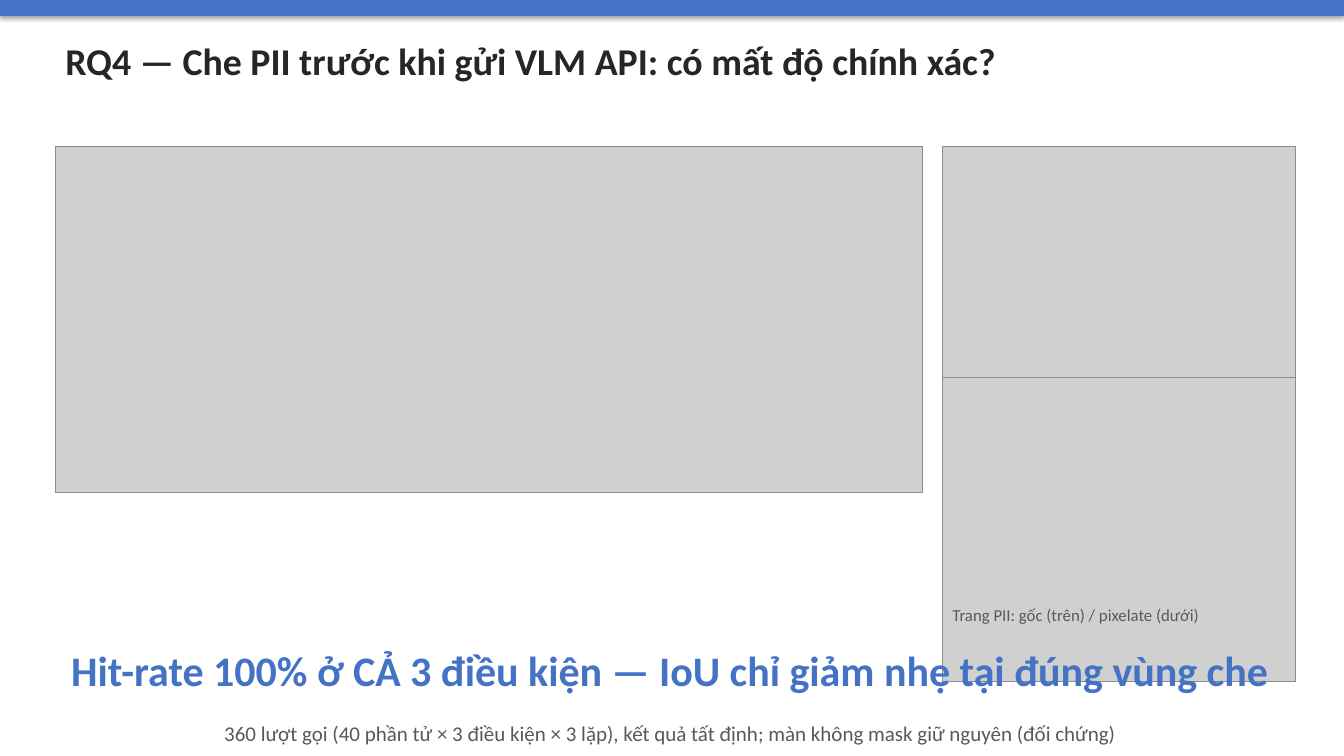
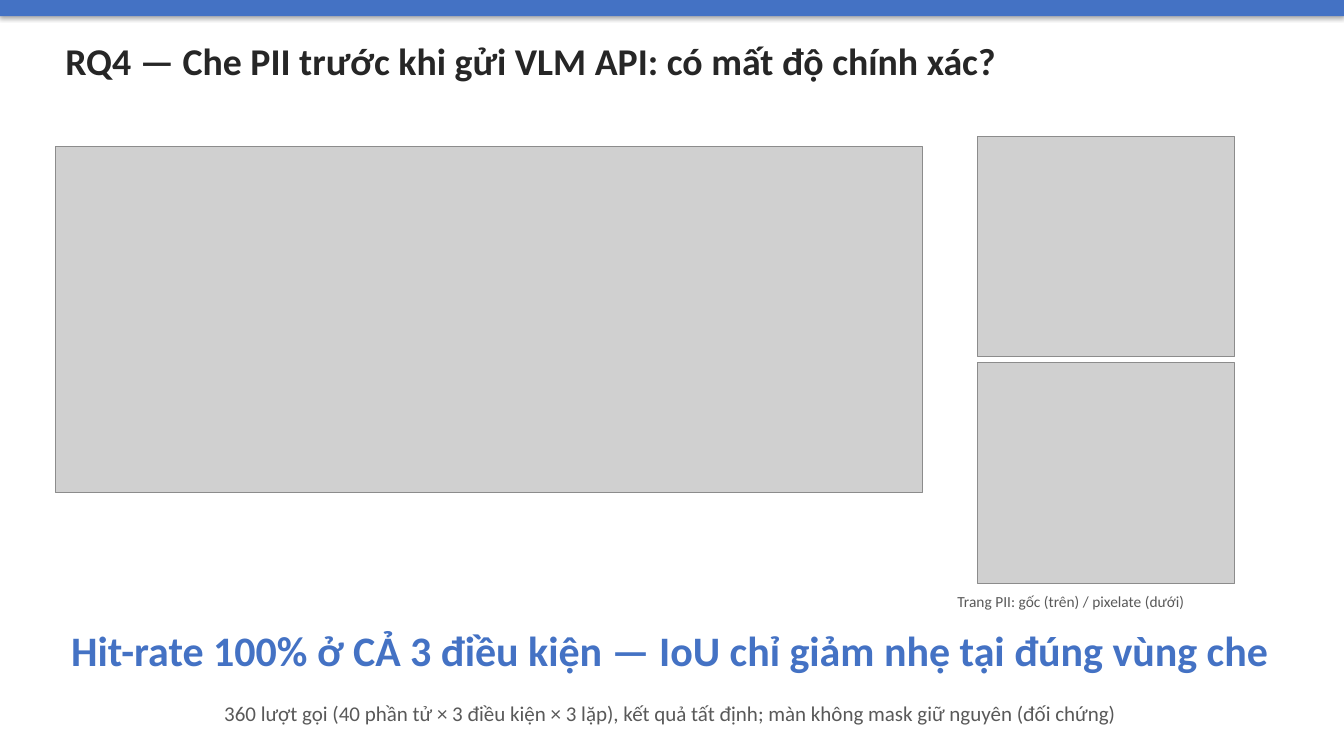
Before and after one commit to cpk/doanai, a slide deck: slide 12 of docs/bao-cao/slide-bao-ve.pptx. Drawn at 1344x756 pixels with LibreOffice and Linux fonts; fonts in the diff are those of the drawing; grey boxes stand for pictures. Boxes give left, top, right and bottom in pixels: in the first picture for what was removed or moved away, otherwise in the second. Text is boxed around its words. In the diff, an @@ line names an element or a change of style, - is before the commit and + after.

```diff
--- a/docs/bao-cao/slide-bao-ve.pptx
+++ b/docs/bao-cao/slide-bao-ve.pptx
@@ picture: place and size @@
-picture at <box>943,146,1296,450</box>
+picture at <box>978,136,1235,357</box>
@@ picture: place and size @@
-picture at <box>943,378,1296,682</box>
+picture at <box>978,363,1235,584</box>
@@ text "Trang PII: gốc (trên) / ...": place and size @@
-text "Trang PII: gốc (trên) / ..." at <box>952,608,1199,624</box>
+text "Trang PII: gốc (trên) / ..." at <box>957,595,1184,610</box>
@@ text "Trang PII: gốc (trên) / ..." at <box>957,595,1184,610</box>: size 12 to 11 pt @@
@@ text "Hit-rate 100% ở CẢ 3 ...": place and size @@
-text "Hit-rate 100% ở CẢ 3 ..." at <box>71,652,1268,697</box>
+text "Hit-rate 100% ở CẢ 3 ..." at <box>71,632,1268,674</box>
@@ text "360 lượt gọi (40 phần ...": place and size @@
-text "360 lượt gọi (40 phần ..." at <box>224,725,1115,745</box>
+text "360 lượt gọi (40 phần ..." at <box>224,705,1115,725</box>
```
Also in this commit, not shown: 6 other slides changed, 3 other files.
